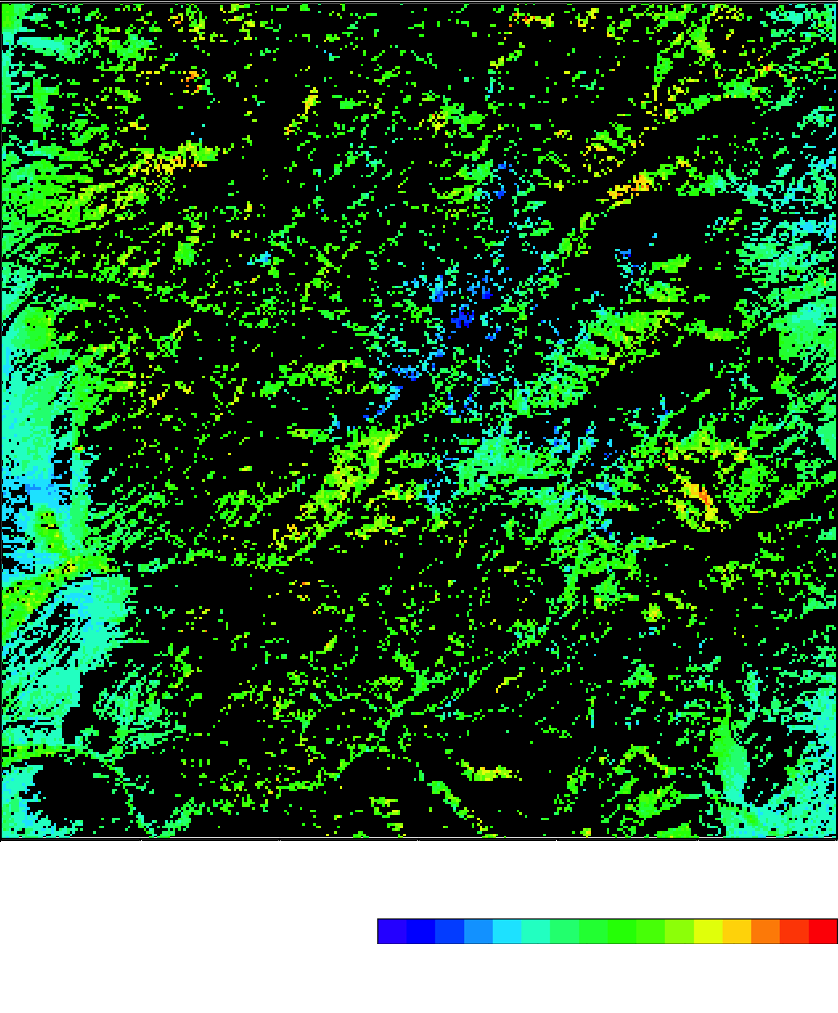
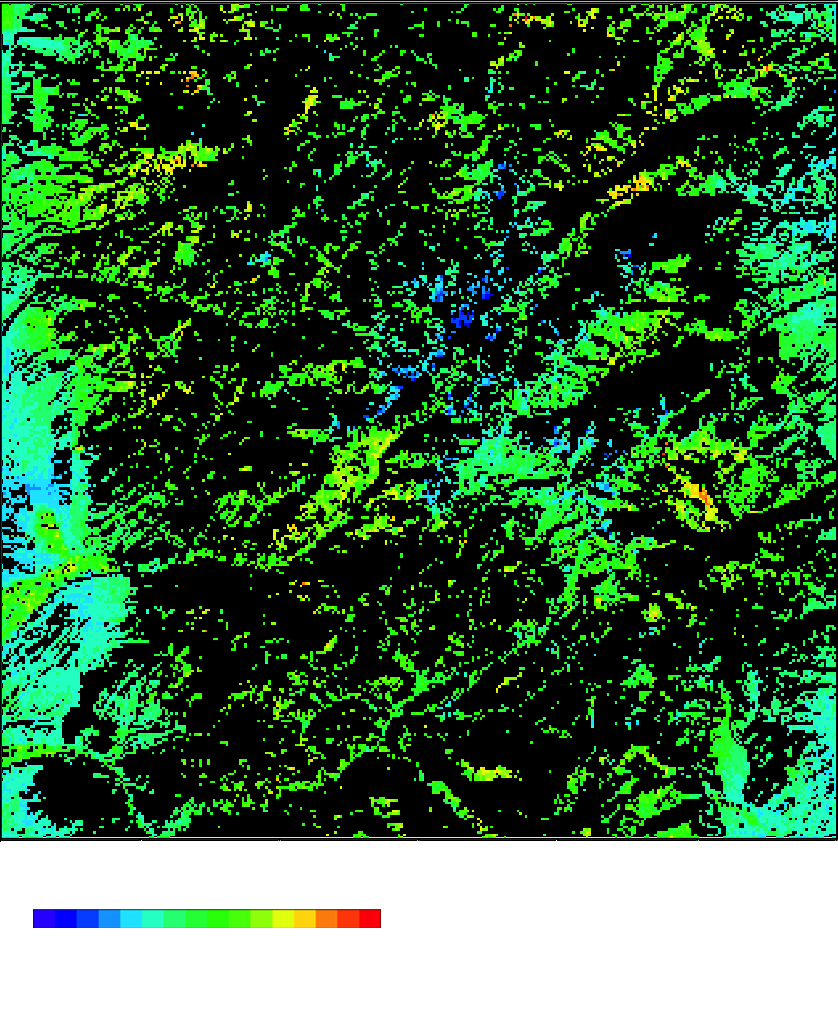
Layer changes from the first 838 × 1013 image to the second:
painted on "Layer 2" over [33, 909, 838, 944]
